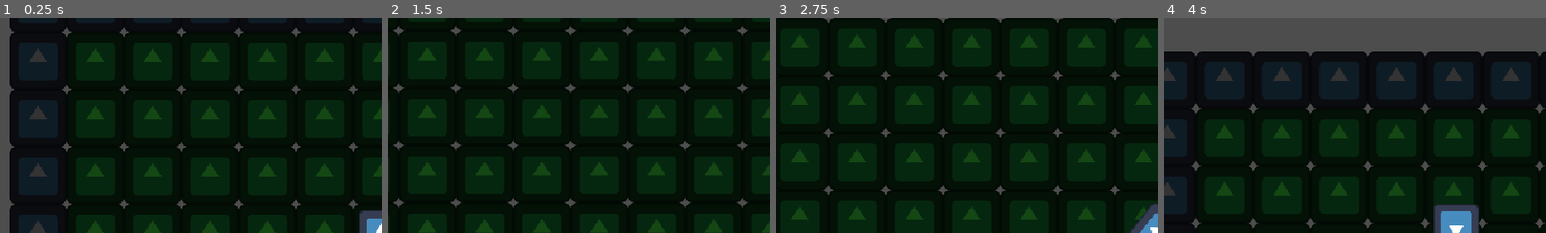
Above: before the commit, frames 1-4 (left to right).
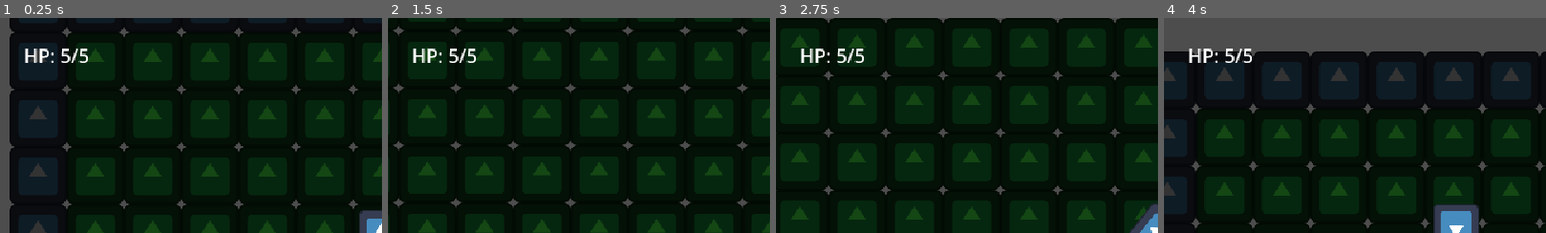
Above: after the commit, the same moments.

Repository: ast4rt3/toge
Game: Godot game, scene res://scenes/Level.tscn
Same seed, same stepped clock (60 frames per second), same inputs: the game is played once before the commit and once after it. The engine's default icon, where the game draws it, is replaced by a stand-in: a white triangle on a blue panel in a dark square.
Inputs (mouse positions are % of the whole screen's width and height, from its top left):
- Up to frame 1 (0.25 s): no input
- Up to frame 2 (1.5 s): tap Enter at 0.5 s; move the mouse to (72, 45) at 0.52 s; press the mouse at (72, 45) at 0.53 s; hold D (move_right) 0.53-1.28 s; move the mouse to (30, 55) at 1.27 s; release the mouse at (30, 55) at 1.28 s; hold S (move_down) from 1.28 s (still down); tap Space (dash) at 1.35 s
- Up to frame 3 (2.75 s): move the mouse to (60, 28) at 2.02 s; release S (move_down) at 2.03 s; hold D (move_right) from 2.03 s (still down); hold Right mouse button (secondary_attack) from 2.03 s (still down)
- Up to frame 4 (4 s): move the mouse to (45, 70) at 2.77 s; release D (move_right) at 2.78 s; release Right mouse button (secondary_attack) at 2.78 s; hold W (move_up) 2.78-3.53 s; click (45, 70) at 2.85 s; move the mouse to (80, 65) at 3.52 s; hold A (move_left) from 3.53 s (still down); tap Space (dash) at 3.6 s
The pictures show only the part of the screen within x 0-50%, y 0-50%; the shares and areas given below are measured in that part.

The runs differ from the first frame. In frame 1, 0.5% of the frame differs, in the area x 6-23%, y 14-21%; in frame 2, 0.5%; in frame 3, 0.5%; in frame 4, 0.5%.

Commit message:
Death screen/HP funtion

Diff:
--- a/scenes/Player.tscn
+++ b/scenes/Player.tscn
@@ -30,3 +30,28 @@
 points = PackedVector2Array(0, 0, 100, 0)
 width = 1.0
 default_color = Color(1, 0, 0, 0.5)
+
+[node name="CanvasLayer" type="CanvasLayer" parent="."]
+
+[node name="HPLabel" type="Label" parent="CanvasLayer"]
+offset_left = 20.0
+offset_top = 20.0
+offset_right = 100.0
+offset_bottom = 43.0
+text = "HP: 5/5"
+
+[node name="GameOverLabel" type="Label" parent="CanvasLayer"]
+visible = false
+anchors_preset = 8
+anchor_left = 0.5
+anchor_top = 0.5
+anchor_right = 0.5
+anchor_bottom = 0.5
+offset_left = -46.0
+offset_top = -11.5
+offset_right = 46.0
+offset_bottom = 11.5
+grow_horizontal = 2
+grow_vertical = 2
+theme_override_font_sizes/font_size = 64
+text = "GAME OVER"
--- a/scenes/enemy.gd
+++ b/scenes/enemy.gd
@@ -102,13 +102,14 @@
 		var collider = collision.get_collider()
 
 		if collider.is_in_group("player"):
-			call_deferred("game_over")
+			if collider.has_method("take_damage"):
+				collider.take_damage(1)
 		elif collider.is_in_group("barrier"):
 			# Hit safe zone -> Retreat
 			current_state = State.RETREAT
 
-func game_over():
-	get_tree().reload_current_scene()
+# func game_over(): # Removed as it's now handled by Player
+# 	get_tree().reload_current_scene()
 
 func _draw():
 	# Draw aggro range in editor or debug build
--- a/scenes/player.gd
+++ b/scenes/player.gd
@@ -6,6 +6,10 @@
 @export var dash_cooldown = 1.0
 @export var shoot_cooldown = 1.0
 @export var recoil_force = 200.0
+@export var max_hp = 5
+
+var hp = max_hp
+var invulnerability_timer = 0.0
 
 var is_dashing = false
 var dash_timer = 0.0
@@ -13,6 +17,32 @@
 var shoot_timer = 0.0
 
 var projectile_scene = preload("res://scenes/Projectile.tscn")
+
+func _ready():
+	update_hp_ui()
+
+func take_damage(amount):
+	if invulnerability_timer > 0: return
+
+	hp -= amount
+	update_hp_ui()
+
+	if hp <= 0:
+		die()
+	else:
+		# I-frames
+		invulnerability_timer = 1.0
+		modulate = Color(1, 0, 0) # Flash red
+
+func update_hp_ui():
+	if has_node("CanvasLayer/HPLabel"):
+		$CanvasLayer/HPLabel.text = "HP: " + str(hp) + "/" + str(max_hp)
+
+func die():
+	set_physics_process(false)
+	$CanvasLayer/GameOverLabel.visible = true
+	await get_tree().create_timer(3.0).timeout
+	get_tree().reload_current_scene()
 # ... (rest of physics process is fine, logic uses shoot_cooldown variable)
 
 func shoot(target_pos):
@@ -46,6 +76,15 @@
 		dash_cooldown_timer -= delta
 	if shoot_timer > 0:
 		shoot_timer -= delta
+
+	# Invulnerability
+	if invulnerability_timer > 0:
+		invulnerability_timer -= delta
+		if invulnerability_timer <= 0:
+			modulate = Color(1, 1, 1) # Reset color
+		else:
+			# Blink effect
+			modulate.a = 0.5 if Engine.get_frames_drawn() % 10 < 5 else 1.0
 
 	# Decay knockback
 	knockback_velocity = knockback_velocity.move_toward(Vector2.ZERO, 1000.0 * delta)
Not shown, changed: INSTRUCTIONS.md
